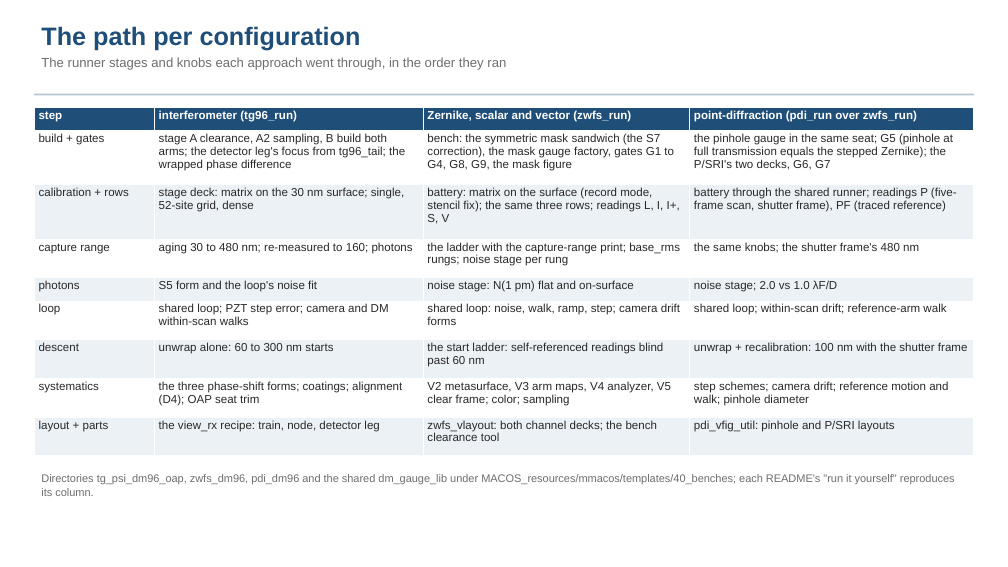
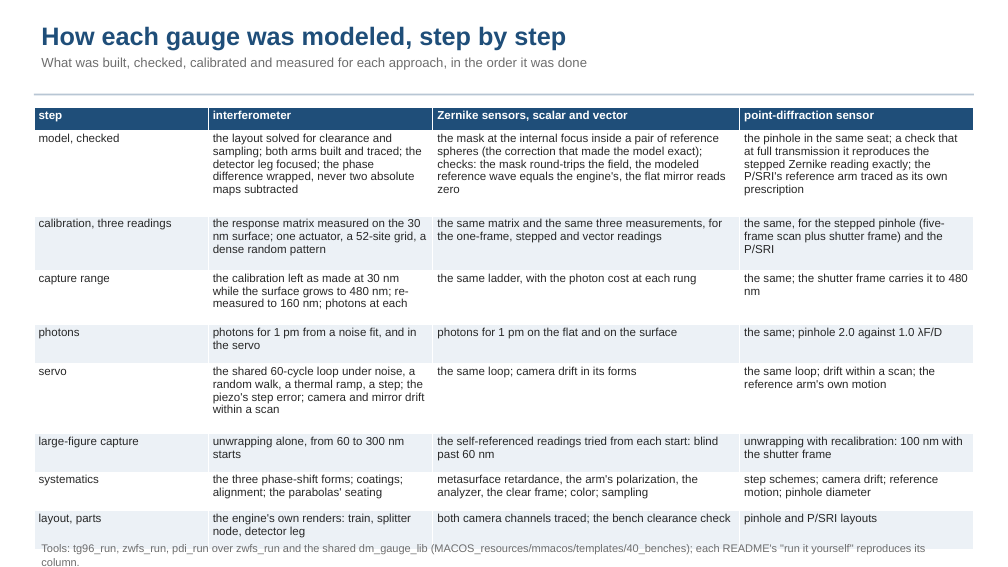
Before and after one commit to nasa-jpl/macos, a slide deck: slide 55 of demo_session/deck_gauges.pptx. Drawn at 1008x567 pixels with LibreOffice and Linux fonts; fonts in the diff are those of the drawing. Boxes give left, top, right and bottom in pixels: in the first picture for what was removed or moved away, otherwise in the second. Text is boxed around its words. In the diff, an @@ line names an element or a change of style, - is before the commit and + after.

```diff
--- a/demo_session/deck_gauges.pptx
+++ b/demo_session/deck_gauges.pptx
@@ text at bbox=[41, 26, 587, 70]: text changed @@
-The path per configuration
-The runner stages and knobs each approach went through, in the order they ran
+How each gauge was modeled, step by step
+What was built, checked, calibrated and measured for each approach, in the order it was done
@@ table at bbox=[34, 107, 975, 550] @@
-row 1: step | interferometer (tg96_run) | Zernike, scalar and vector (zwfs_run) | point-diffraction (pdi_run over zwfs_run)
+row 1: step | interferometer | Zernike sensors, scalar and vector | point-diffraction sensor
-row 2: build + gates | stage A clearance, A2 sampling, B build both arms; the detector leg's focus from tg96_tail; the wrapped phase difference | bench: the symmetric mask sandwich (the S7 correction), the mask gauge factory, gates G1 to G4, G8, G9, the mask figure | the pinhole gauge in the same seat; G5 (pinhole at full transmission equals the stepped Zernike); the P/SRI's two decks, G6, G7
+row 2: model, checked | the layout solved for clearance and sampling; both arms built and traced; the detector leg focused; the phase difference wrapped, never two absolute maps subtracted | the mask at the internal focus inside a pair of reference spheres (the correction that made the model exact); checks: the mask round-trips the field, the modeled reference wave equals the engine's, the flat mirror reads zero | the pinhole in the same seat; a check that at full transmission it reproduces the stepped Zernike reading exactly; the P/SRI's reference arm traced as its own prescription
-row 3: calibration + rows | stage deck: matrix on the 30 nm surface; single, 52-site grid, dense | battery: matrix on the surface (record mode, stencil fix); the same three rows; readings L, I, I+, S, V | battery through the shared runner; readings P (five-frame scan, shutter frame), PF (traced reference)
+row 3: calibration, three readings | the response matrix measured on the 30 nm surface; one actuator, a 52-site grid, a dense random pattern | the same matrix and the same three measurements, for the one-frame, stepped and vector readings | the same, for the stepped pinhole (five-frame scan plus shutter frame) and the P/SRI
-row 4: capture range | aging 30 to 480 nm; re-measured to 160; photons | the ladder with the capture-range print; base_rms rungs; noise stage per rung | the same knobs; the shutter frame's 480 nm
+row 4: capture range | the calibration left as made at 30 nm while the surface grows to 480 nm; re-measured to 160 nm; photons at each | the same ladder, with the photon cost at each rung | the same; the shutter frame carries it to 480 nm
-row 5: photons | S5 form and the loop's noise fit | noise stage: N(1 pm) flat and on-surface | noise stage; 2.0 vs 1.0 λF/D
+row 5: photons | photons for 1 pm from a noise fit, and in the servo | photons for 1 pm on the flat and on the surface | the same; pinhole 2.0 against 1.0 λF/D
-row 6: loop | shared loop; PZT step error; camera and DM within-scan walks | shared loop: noise, walk, ramp, step; camera drift forms | shared loop; within-scan drift; reference-arm walk
+row 6: servo | the shared 60-cycle loop under noise, a random walk, a thermal ramp, a step; the piezo's step error; camera and mirror drift within a scan | the same loop; camera drift in its forms | the same loop; drift within a scan; the reference arm's own motion
-row 7: descent | unwrap alone: 60 to 300 nm starts | the start ladder: self-referenced readings blind past 60 nm | unwrap + recalibration: 100 nm with the shutter frame
+row 7: large-figure capture | unwrapping alone, from 60 to 300 nm starts | the self-referenced readings tried from each start: blind past 60 nm | unwrapping with recalibration: 100 nm with the shutter frame
-row 8: systematics | the three phase-shift forms; coatings; alignment (D4); OAP seat trim | V2 metasurface, V3 arm maps, V4 analyzer, V5 clear frame; color; sampling | step schemes; camera drift; reference motion and walk; pinhole diameter
+row 8: systematics | the three phase-shift forms; coatings; alignment; the parabolas' seating | metasurface retardance, the arm's polarization, the analyzer, the clear frame; color; sampling | step schemes; camera drift; reference motion; pinhole diameter
-row 9: layout + parts | the view_rx recipe: train, node, detector leg | zwfs_vlayout: both channel decks; the bench clearance tool | pdi_vfig_util: pinhole and P/SRI layouts
+row 9: layout, parts | the engine's own renders: train, splitter node, detector leg | both camera channels traced; the bench clearance check | pinhole and P/SRI layouts
@@ text at bbox=[41, 544, 925, 566]: text changed @@
-Directories tg_psi_dm96_oap, zwfs_dm96, pdi_dm96 and the shared dm_gauge_lib under MACOS_resources/mmacos/templates/40_benches; each README's "run it yourself" reproduces its column.
+Tools: tg96_run, zwfs_run, pdi_run over zwfs_run and the shared dm_gauge_lib (MACOS_resources/mmacos/templates/40_benches); each README's "run it yourself" reproduces its column.
```
Also in this commit, not shown: 8 other files.
